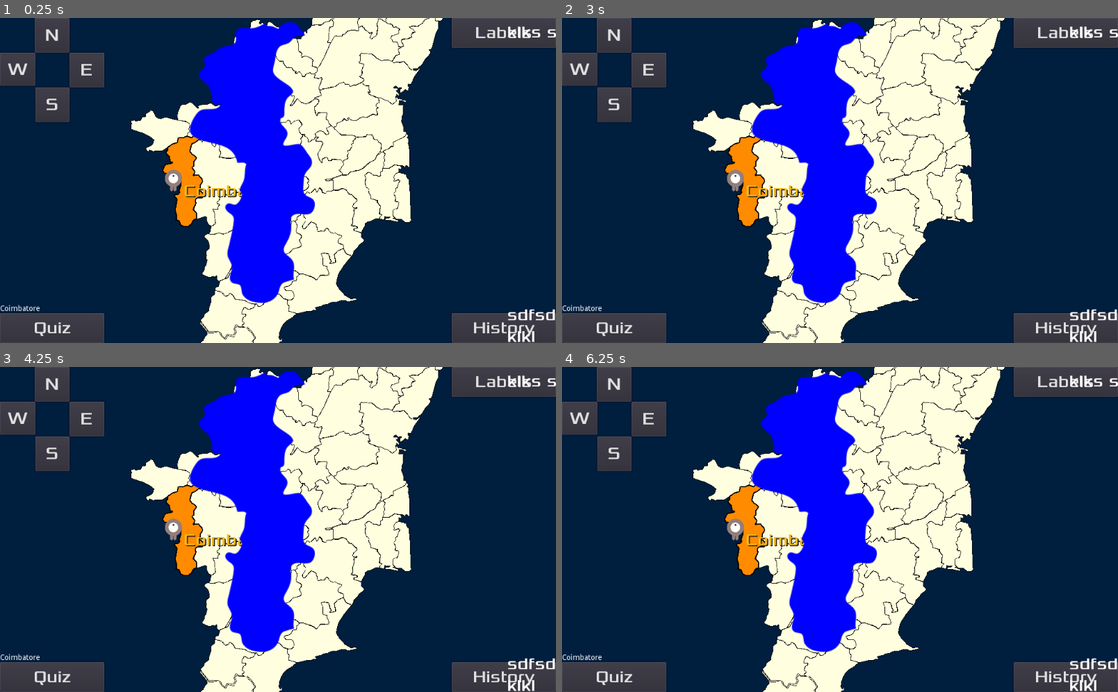
Above: before the commit, frames 1-4 (two rows, left to right).
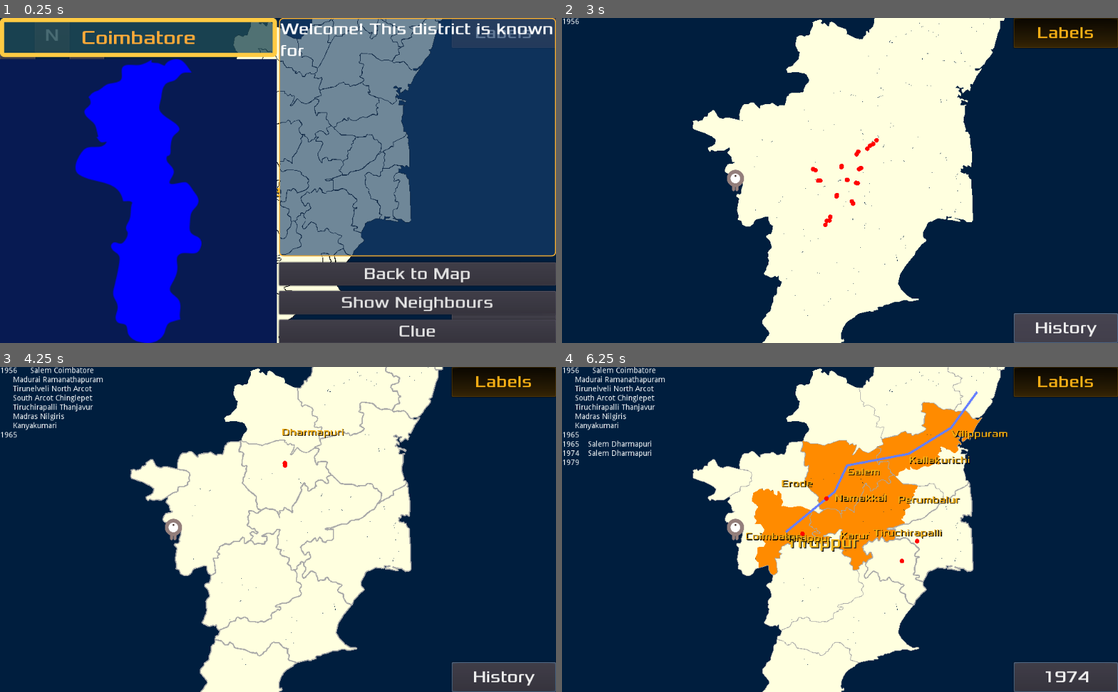
Above: after the commit, the same moments.

Repository: sharun-s/godot-tn
Game: Godot game, scene res://Node2D.tscn
The game is run twice, just before and just after one commit, with the same random seed, the same clock (stepped at 60 frames per second) and the same inputs.
Inputs (mouse positions are in pixels of both pictures, inside the frame that each line leads up to):
- Up to frame 1 (0.25 s): no input
- Up to frame 2 (3 s): click "Quiz" at 0.5 s; click (979, 274) at 1.25 s, where only the run after the commit has a clickable "Back to Map"; click "Labels" at 2 s; click "History" at 2.75 s
- Up to frame 3 (4.25 s): click (88, 419) at 3.5 s, where only the run before the commit has a clickable "E"
- Up to frame 4 (6.25 s): tap Enter at 4.25 s; drag from (923, 503) to (734, 526) at 4.27 s; click (612, 383) at 5 s, where only the run before the commit has a clickable "N"; drag from (979, 393) to (734, 526) at 5.77 s

The runs differ from the first frame. In frame 1, 79% of the frame differs, in the area x 0-100%, y 0-100%; in frame 2, 20%; in frame 3, 21%; in frame 4, 27%.

Commit message:
Infocenter layout and styling

Diff:
--- a/InfoCenter.gd
+++ b/InfoCenter.gd
@@ -5,7 +5,7 @@
 	hide()# Replace with function body.
 
 func reload(district):
-	$VBoxContainer/imgbox.texture=load("res://"+district+".png")
+	$VBoxContainer/PanelContainer/imgbox.texture=load("res://"+district+".png")
 	$VBoxContainer/NameBox.text=district
 	show()
 
@@ -14,6 +14,5 @@
 		if event.pressed and event.scancode == KEY_BACKSPACE:
 			hide()
 
-# Called every frame. 'delta' is the elapsed time since the previous frame.
-#func _process(delta):
-#	pass
+func _on_Back_pressed():
+	hide()
--- a/InfoCenter.tscn
+++ b/InfoCenter.tscn
@@ -1,14 +1,49 @@
-[gd_scene load_steps=6 format=2]
+[gd_scene load_steps=10 format=2]
 
 [ext_resource path="res://Mayiladithurai.png" type="Texture" id=1]
 [ext_resource path="res://Xolonium-Regular.ttf" type="DynamicFontData" id=2]
 [ext_resource path="res://InfoCenter.gd" type="Script" id=3]
 
-[sub_resource type="DynamicFont" id=1]
+[sub_resource type="StyleBoxFlat" id=1]
+content_margin_left = 14.0
+content_margin_right = 14.0
+content_margin_top = 14.0
+content_margin_bottom = 14.0
+bg_color = Color( 0.12549, 0.294118, 0.337255, 0.784314 )
+border_width_left = 8
+border_width_top = 8
+border_width_right = 8
+border_width_bottom = 8
+border_color = Color( 1, 0.8, 0.266667, 1 )
+corner_radius_top_left = 8
+corner_radius_top_right = 8
+corner_radius_bottom_right = 8
+corner_radius_bottom_left = 8
+
+[sub_resource type="DynamicFont" id=4]
+size = 36
+font_data = ExtResource( 2 )
+
+[sub_resource type="StyleBoxFlat" id=6]
+bg_color = Color( 0.0313726, 0.105882, 0.32549, 1 )
+
+[sub_resource type="StyleBoxFlat" id=5]
+bg_color = Color( 0.0941176, 0.243137, 0.427451, 0.619608 )
+border_width_left = 2
+border_width_top = 2
+border_width_right = 2
+border_width_bottom = 2
+border_color = Color( 0.996078, 0.701961, 0.196078, 1 )
+corner_radius_top_left = 8
+corner_radius_top_right = 8
+corner_radius_bottom_right = 8
+corner_radius_bottom_left = 8
+
+[sub_resource type="DynamicFont" id=2]
 size = 30
 font_data = ExtResource( 2 )
 
-[sub_resource type="DynamicFont" id=2]
+[sub_resource type="DynamicFont" id=3]
 size = 30
 font_data = ExtResource( 2 )
 
@@ -29,22 +64,36 @@
 size_flags_horizontal = 3
 size_flags_vertical = 3
 
-[node name="imgbox" type="TextureRect" parent="VBoxContainer"]
+[node name="NameBox" type="Label" parent="VBoxContainer"]
 margin_right = 510.0
-margin_bottom = 298.0
+margin_bottom = 119.0
+size_flags_vertical = 1
+custom_styles/normal = SubResource( 1 )
+custom_fonts/font = SubResource( 4 )
+custom_colors/font_color = Color( 1, 0.67451, 0.223529, 1 )
+text = "test
+asdm,asd"
+align = 1
+__meta__ = {
+"_edit_use_anchors_": false
+}
+
+[node name="PanelContainer" type="PanelContainer" parent="VBoxContainer"]
+margin_top = 123.0
+margin_right = 510.0
+margin_bottom = 600.0
+size_flags_horizontal = 3
+size_flags_vertical = 3
+custom_styles/panel = SubResource( 6 )
+
+[node name="imgbox" type="TextureRect" parent="VBoxContainer/PanelContainer"]
+margin_right = 510.0
+margin_bottom = 477.0
 size_flags_horizontal = 3
 size_flags_vertical = 3
 texture = ExtResource( 1 )
 expand = true
 stretch_mode = 6
-
-[node name="NameBox" type="Label" parent="VBoxContainer"]
-margin_top = 302.0
-margin_right = 510.0
-margin_bottom = 600.0
-size_flags_vertical = 3
-text = "test
-asdm,asd"
 
 [node name="VBoxContainer2" type="VBoxContainer" parent="."]
 margin_left = 514.0
@@ -52,21 +101,48 @@
 margin_bottom = 600.0
 size_flags_horizontal = 3
 size_flags_vertical = 3
+custom_constants/separation = 11
 
 [node name="FactBox" type="Label" parent="VBoxContainer2"]
 margin_right = 510.0
-margin_bottom = 298.0
+margin_bottom = 440.0
 size_flags_horizontal = 3
 size_flags_vertical = 3
-custom_fonts/font = SubResource( 1 )
-text = "klks sdfklw sdflklsdf"
+custom_styles/normal = SubResource( 5 )
+custom_fonts/font = SubResource( 2 )
+text = "Welcome! This district is known for"
+autowrap = true
 
-[node name="ActionBox" type="Label" parent="VBoxContainer2"]
-margin_top = 302.0
+[node name="MarginContainer" type="VBoxContainer" parent="VBoxContainer2"]
+margin_top = 451.0
 margin_right = 510.0
 margin_bottom = 600.0
+custom_constants/separation = 10
+
+[node name="Back" type="Button" parent="VBoxContainer2/MarginContainer"]
+margin_right = 510.0
+margin_bottom = 43.0
 size_flags_horizontal = 3
 size_flags_vertical = 3
-custom_fonts/font = SubResource( 2 )
-text = "sdfsdf vvvcv
-klkl"
+custom_fonts/font = SubResource( 3 )
+text = "Back to Map"
+
+[node name="Neighbours" type="Button" parent="VBoxContainer2/MarginContainer"]
+margin_top = 53.0
+margin_right = 510.0
+margin_bottom = 96.0
+size_flags_horizontal = 3
+size_flags_vertical = 3
+custom_fonts/font = SubResource( 3 )
+text = "Show Neighbours"
+
+[node name="Neighbours2" type="Button" parent="VBoxContainer2/MarginContainer"]
+margin_top = 106.0
+margin_right = 510.0
+margin_bottom = 149.0
+size_flags_horizontal = 3
+size_flags_vertical = 3
+custom_fonts/font = SubResource( 3 )
+text = "Clue"
+
+[connection signal="pressed" from="VBoxContainer2/MarginContainer/Back" to="." method="_on_Back_pressed"]
--- a/Node2D.tscn
+++ b/Node2D.tscn
@@ -166,9 +166,6 @@
 }
 
 [node name="Grid" parent="HUD" instance=ExtResource( 4 )]
-margin_top = 8.0
-margin_right = 840.0
-margin_bottom = 448.0
 
 [node name="Timer" type="Timer" parent="."]
 one_shot = true
